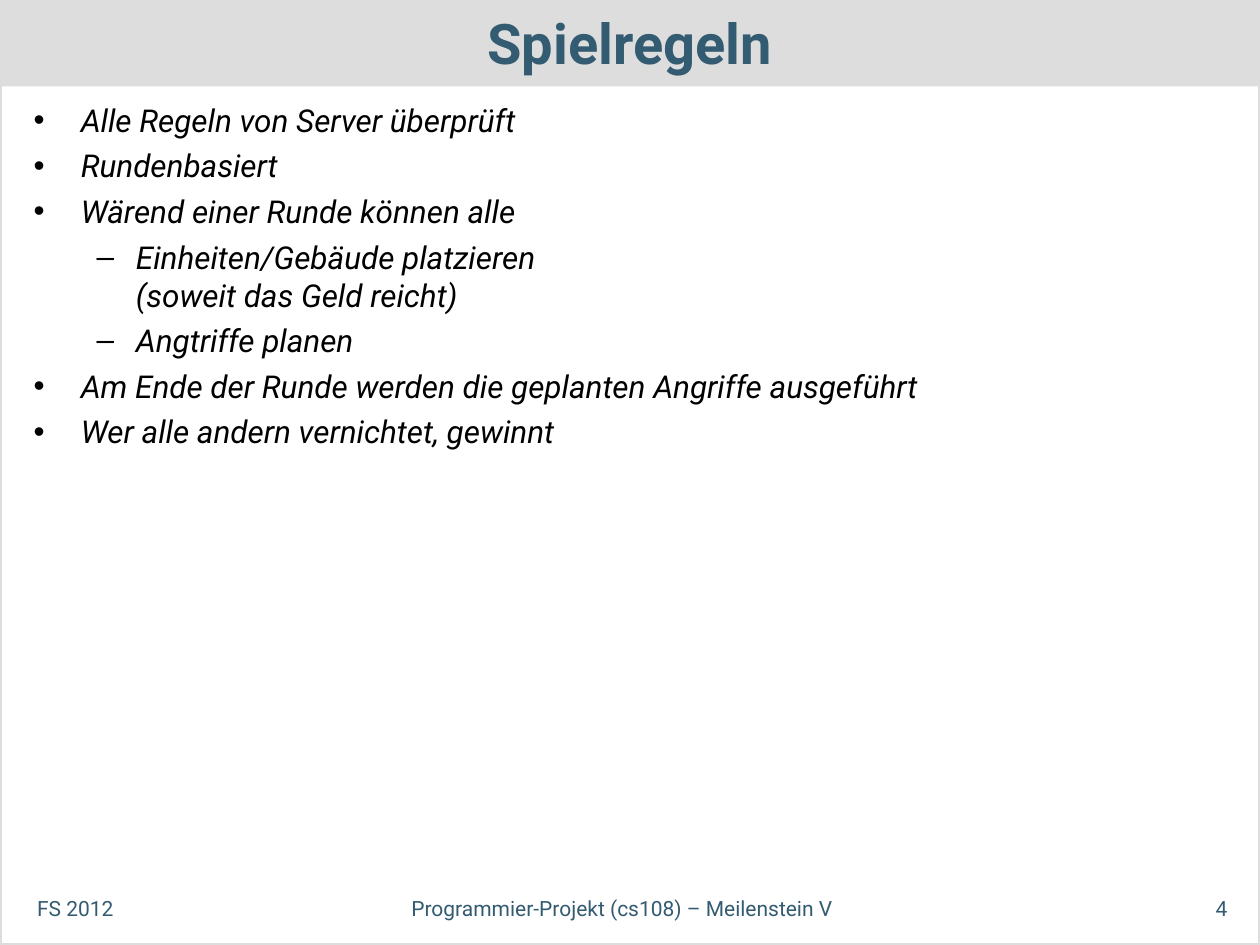
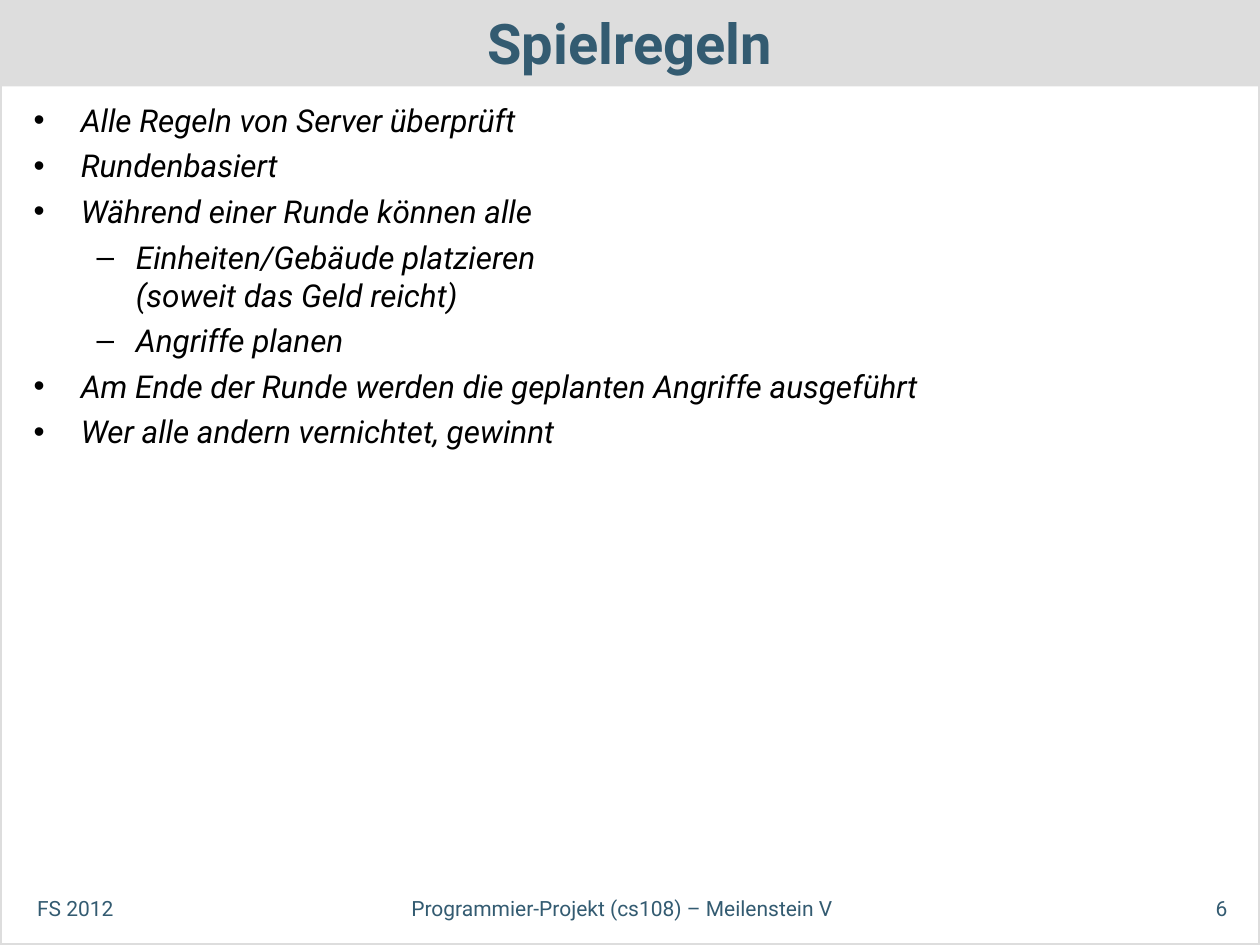
Before and after one commit to dihydrogenmonoxide/CS108, a slide deck: slide 6 of presentations/milestone_5/SwissDefcon_MS5.odp (slide 4 before the commit). Drawn at 1260x945 pixels with LibreOffice and Linux fonts; fonts in the diff are those of the drawing. Boxes give left, top, right and bottom in pixels: in the first picture for what was removed or moved away, otherwise in the second. Text is boxed around its words. In the diff, an @@ line names an element or a change of style, - is before the commit and + after.

```diff
--- a/presentations/milestone_5/SwissDefcon_MS5.odp
+++ b/presentations/milestone_5/SwissDefcon_MS5.odp
@@ text at <box>81,199,532,224</box>: text changed @@
-• Wärend einer Runde können alle
+• Während einer Runde können alle
@@ text at <box>136,328,343,359</box>: text changed @@
-  – Angtriffe planen
+  – Angriffe planen
@@ page number at <box>1216,901,1228,916</box>: text changed @@
-4
+6
```
Also in this commit, not shown: 6 other slides changed, 3 slides added, 1 other file.
